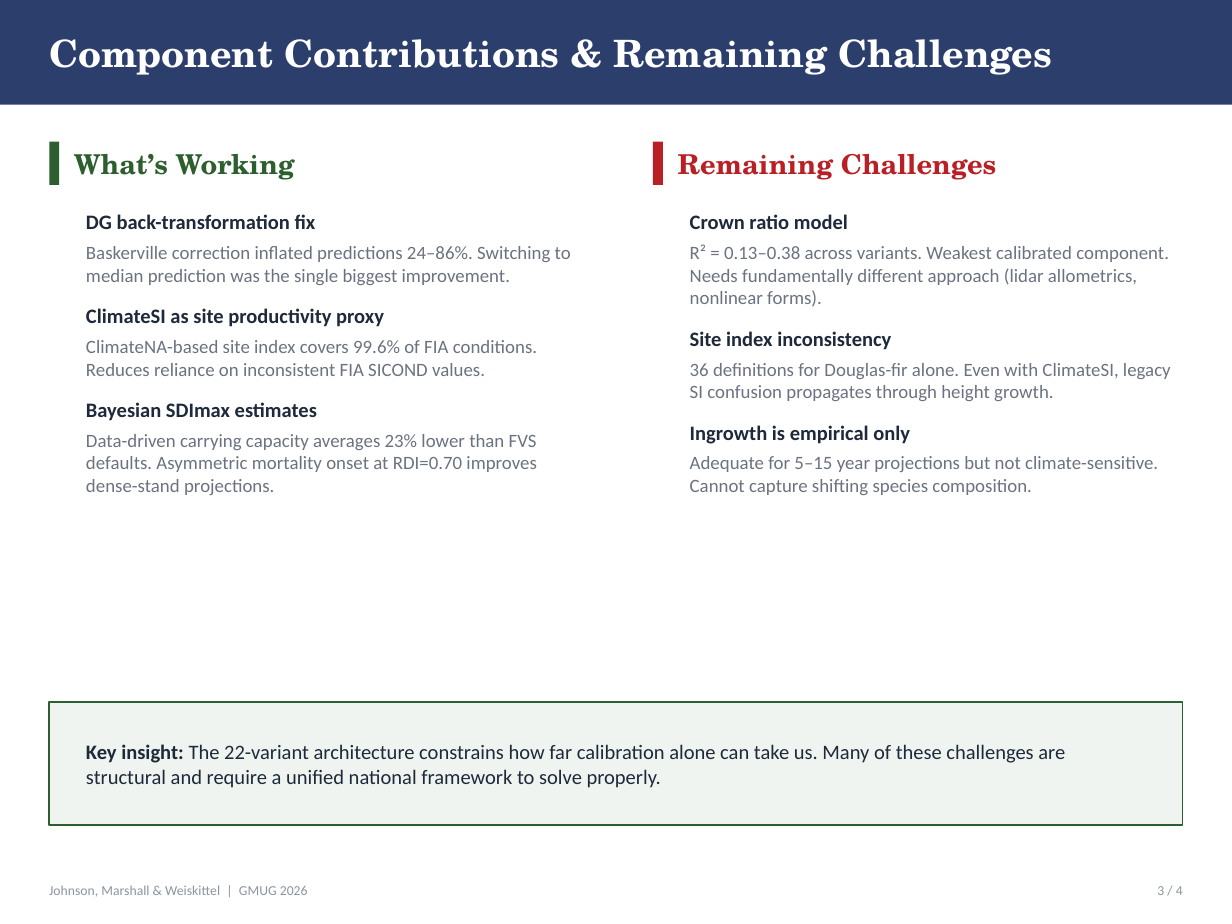
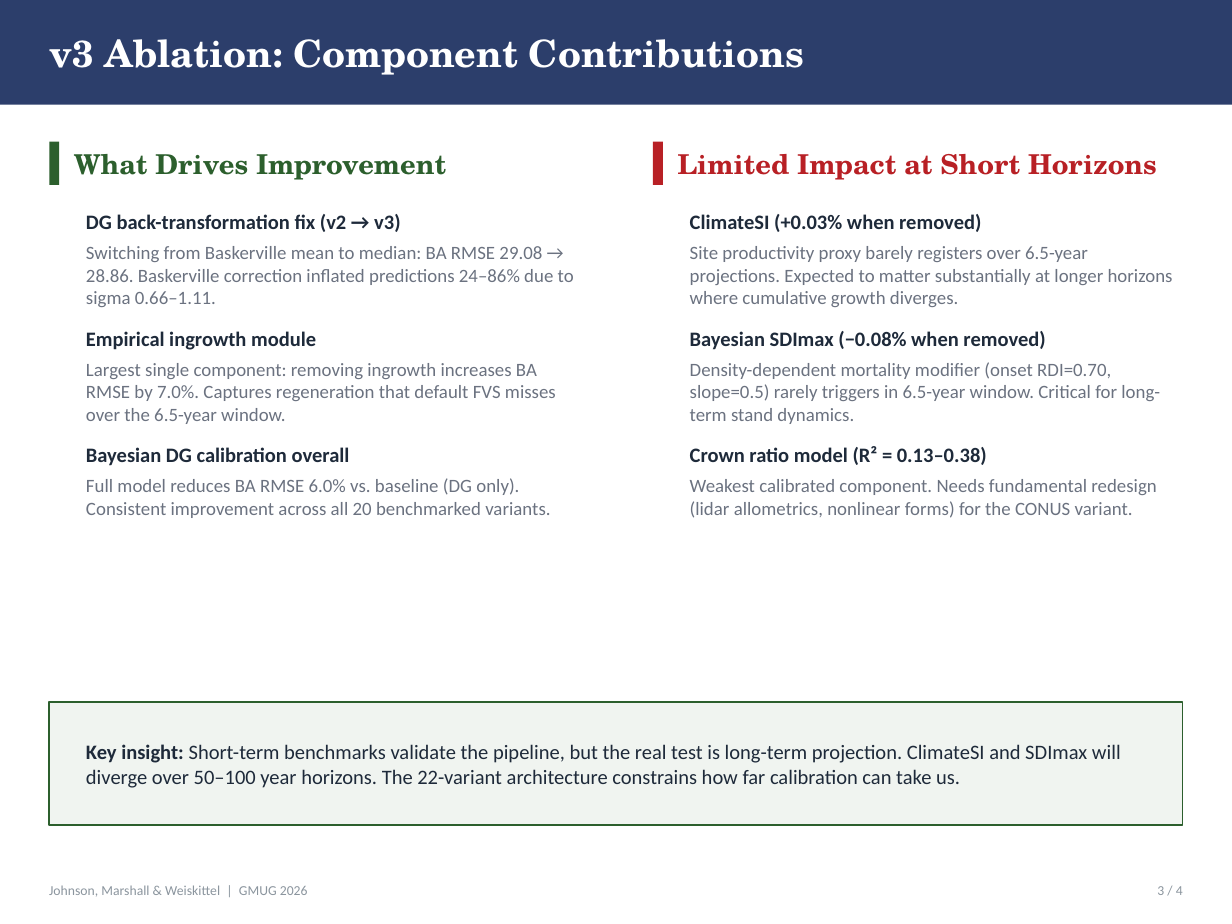
Before and after one commit to holoros/fvs-modern, a slide deck: slide 3 of calibration/slides/gmug_aaron_slides.pptx. Drawn at 1232x924 pixels with LibreOffice and Linux fonts; fonts in the diff are those of the drawing. Boxes give left, top, right and bottom in pixels: in the first picture for what was removed or moved away, otherwise in the second. Text is boxed around its words. In the diff, an @@ line names an element or a change of style, - is before the commit and + after.

```diff
--- a/calibration/slides/gmug_aaron_slides.pptx
+++ b/calibration/slides/gmug_aaron_slides.pptx
@@ text at [49, 39, 804, 75]: text changed @@
-Component Contributions & Remaining Challenges
+v3 Ablation: Component Contributions
@@ text at [74, 154, 446, 180]: text changed @@
-What’s Working
+What Drives Improvement
@@ text at [678, 154, 1157, 180]: text changed @@
-Remaining Challenges
+Limited Impact at Short Horizons
@@ text at [86, 214, 574, 518]: text changed @@
-DG back-transformation fix
-Baskerville correction inflated predictions 24–86%. Switching to median prediction was the single biggest improvement.
-ClimateSI as site productivity proxy
-ClimateNA-based site index covers 99.6% of FIA conditions. Reduces reliance on inconsistent FIA SICOND values.
-Bayesian SDImax estimates
-Data-driven carrying capacity averages 23% lower than FVS defaults. Asymmetric mortality onset at RDI=0.70 improves dense-stand projections.
+DG back-transformation fix (v2 → v3)
+Switching from Baskerville mean to median: BA RMSE 29.08 → 28.86. Baskerville correction inflated predictions 24–86% due to sigma 0.66–1.11.
+Empirical ingrowth module
+Largest single component: removing ingrowth increases BA RMSE by 7.0%. Captures regeneration that default FVS misses over the 6.5-year window.
+Bayesian DG calibration overall
+Full model reduces BA RMSE 6.0% vs. baseline (DG only). Consistent improvement across all 20 benchmarked variants.
@@ text at [690, 214, 1173, 518]: text changed @@
-Crown ratio model
-R² = 0.13–0.38 across variants. Weakest calibrated component. Needs fundamentally different approach (lidar allometrics, nonlinear forms).
-Site index inconsistency
-36 definitions for Douglas-fir alone. Even with ClimateSI, legacy SI confusion propagates through height growth.
-Ingrowth is empirical only
-Adequate for 5–15 year projections but not climate-sensitive. Cannot capture shifting species composition.
+ClimateSI (+0.03% when removed)
+Site productivity proxy barely registers over 6.5-year projections. Expected to matter substantially at longer horizons where cumulative growth diverges.
+Bayesian SDImax (−0.08% when removed)
+Density-dependent mortality modifier (onset RDI=0.70, slope=0.5) rarely triggers in 6.5-year window. Critical for long-term stand dynamics.
+Crown ratio model (R² = 0.13–0.38)
+Weakest calibrated component. Needs fundamental redesign (lidar allometrics, nonlinear forms) for the CONUS variant.
@@ text at [86, 744, 1121, 788]: text changed @@
-Key insight: The 22-variant architecture constrains how far calibration alone can take us. Many of these challenges are structural and require a unified national framework to solve properly.
+Key insight: Short-term benchmarks validate the pipeline, but the real test is long-term projection. ClimateSI and SDImax will diverge over 50–100 year horizons. The 22-variant architecture constrains how far calibration can take us.
```
Also in this commit, not shown: 2 other slides changed, 8 other files.
